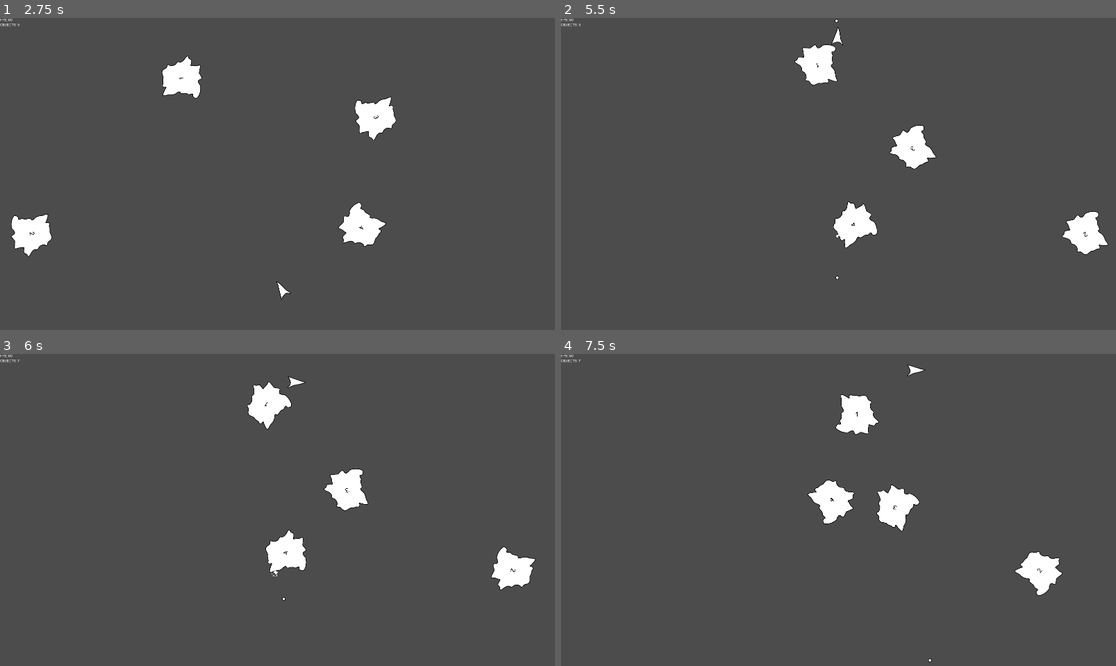
Above: before the commit, frames 1-4 (two rows, left to right).
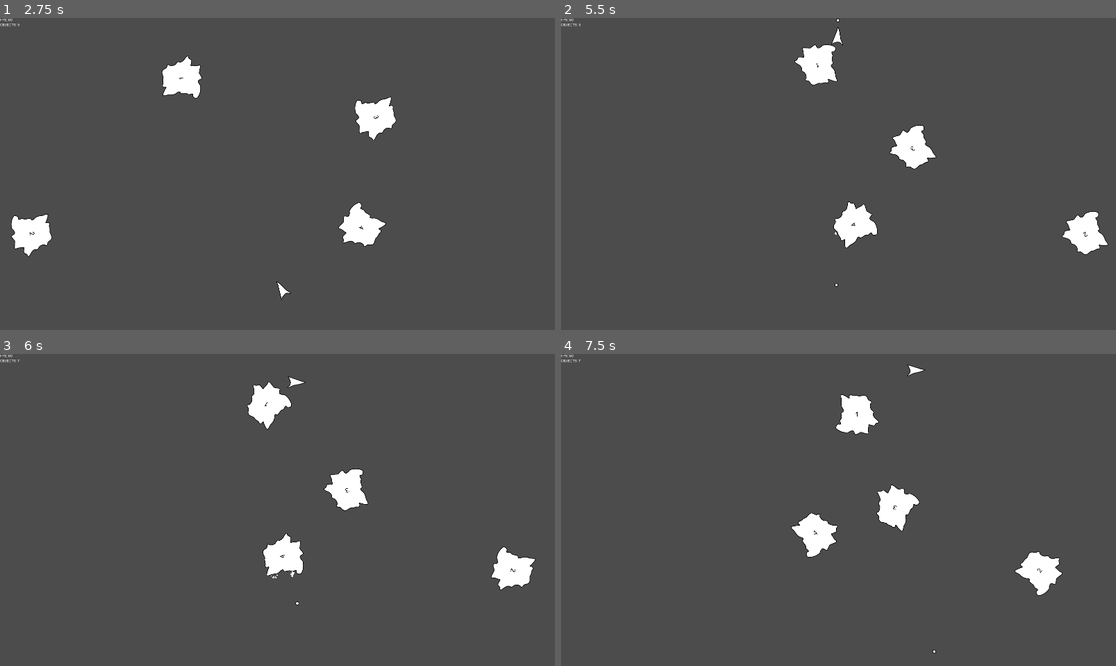
Above: after the commit, the same moments.

Repository: ETdoFresh/kasteroids
Game: Godot game, scene res://world.tscn
Two runs of this game, one before a commit and one after it. Both use one fixed random seed, a clock stepped at 60 frames per second and the inputs below.
Inputs:
- Up to frame 1 (2.75 s): tap Enter at 0.5 s; hold D (player_right) 0.53-1.28 s; hold Space (player_fire) 0.53-1.28 s; hold Down (player_down) 1.28-2.03 s; tap Ctrl at 1.35 s; hold D (player_right) from 2.03 s (still down); tap R at 2.1 s
- Up to frame 2 (5.5 s): release D (player_right) at 2.78 s; hold Up (player_up) 2.78-3.53 s; tap Space (player_fire) at 2.85 s; hold Ctrl 3.53-4.28 s; hold A (player_left) 3.53-5.03 s; tap R at 4.35 s; hold Down (player_down) from 5.03 s (still down); hold Space (player_fire) from 5.03 s (still down)
- Up to frame 3 (6 s): release Down (player_down) at 5.78 s; release Space (player_fire) at 5.78 s; hold D (player_right) from 5.78 s (still down); tap Ctrl at 5.85 s
- Up to frame 4 (7.5 s): release D (player_right) at 6.53 s; hold Up (player_up) 6.53-7.28 s; tap R at 6.6 s; hold D (player_right) from 7.28 s (still down); tap Space (player_fire) at 7.35 s

Frame 1 is identical in both runs. In frame 2, less than 0.1% of the frame differs, in the area x 49-58%, y 0-87%; in frame 3, 0.3%; in frame 4, 1.4%, in the area x 41-68%, y 40-99%.

Commit message:
Add CollisionExceptionFunctions and add ship/bullet collision exception. Close #97

Diff:
--- a/functions/bullet.gd
+++ b/functions/bullet.gd
@@ -2,6 +2,7 @@
 
 const BULLET_PARTICLES = preload("res://scenes/bullet/bullet_particles.tscn")
 const COLLISION = CollisionFunctions
+const COLLISION_EXCEPTION = CollisionExceptionFunctions
 const NODE = NodeFunctions
 const QUEUE_FREE = QueueFreeFunctions
 const SHIP = ShipFunctions
@@ -20,14 +21,16 @@
             new_bullet.position = ship.gun.global_position
             new_bullet.rotation = ship.gun.global_rotation
             new_bullet.linear_velocity = Vector2(0, -800).rotated(ship.gun.global_rotation)
+            new_bullet.linear_velocity += ship.linear_velocity
             new_bullet.spawn_sound.play()
-            new_objects.append(new_bullet_from_node(new_bullet))
+            new_objects.append(new_bullet_from_node(new_bullet, ship))
     return new_objects
 
-static func new_bullet_from_node(bullet_node: Node) -> Dictionary:
+static func new_bullet_from_node(bullet_node: Node, ship) -> Dictionary:
     var bullet = NODE.to_dictionary(bullet_node)
     bullet["destroy_timer"] = bullet_node.destroy_timer
     bullet["destroy_time"] = bullet_node.destroy_time
+    bullet = COLLISION_EXCEPTION.add_collision_exception(bullet, ship)
     return bullet
 
 static func is_bullet(object: Dictionary) -> bool:
--- a/functions/physics/collision.gd
+++ b/functions/physics/collision.gd
@@ -1,5 +1,6 @@
 class_name CollisionFunctions
 
+const COLLISION_EXCEPTION = CollisionExceptionFunctions
 const COLLISION_MARKER_SCENE = preload("res://scenes/collision_marker/collision_marker.tscn")
 const LIST = ListFunctions
 const OBJECT = ObjectFunctions
@@ -11,6 +12,8 @@
     for other in objects:
         if object.id == other.id: continue
         if not "bounding_box" in other: continue
+        if COLLISION_EXCEPTION.has_collision_exception(object, other.id): continue
+        if COLLISION_EXCEPTION.has_collision_exception(other, object.id): continue
         if object.bounding_box.intersects(other.bounding_box):
             object = object.duplicate()
             object.broad_phase = LIST.append(object.broad_phase, other.id)
--- /dev/null
+++ b/functions/physics/collision_exception.gd
@@ -0,0 +1,13 @@
+class_name CollisionExceptionFunctions
+
+const LIST = ListFunctions
+
+static func has_collision_exception(object: Dictionary, id: int) -> bool:
+    return "collision_exceptions" in object and object.collision_exceptions.has(id)
+
+static func add_collision_exception(object: Dictionary, other_object: Dictionary) -> Dictionary:
+    object = object.duplicate()
+    if not "collision_exceptions" in object:
+        object["collision_exceptions"] = []
+    object.collision_exceptions = LIST.append(object.collision_exceptions, other_object.id)
+    return object
--- a/project.godot
+++ b/project.godot
@@ -23,6 +23,11 @@
 "class": "BulletFunctions",
 "language": "GDScript",
 "path": "res://functions/bullet.gd"
+}, {
+"base": "Reference",
+"class": "CollisionExceptionFunctions",
+"language": "GDScript",
+"path": "res://functions/physics/collision_exception.gd"
 }, {
 "base": "Reference",
 "class": "CollisionFunctions",
@@ -103,6 +108,7 @@
 "AsteroidFunctions": "",
 "BoundingBoxFunctions": "",
 "BulletFunctions": "",
+"CollisionExceptionFunctions": "",
 "CollisionFunctions": "",
 "DictionaryFunctions": "",
 "JSONBeautifier": "",
